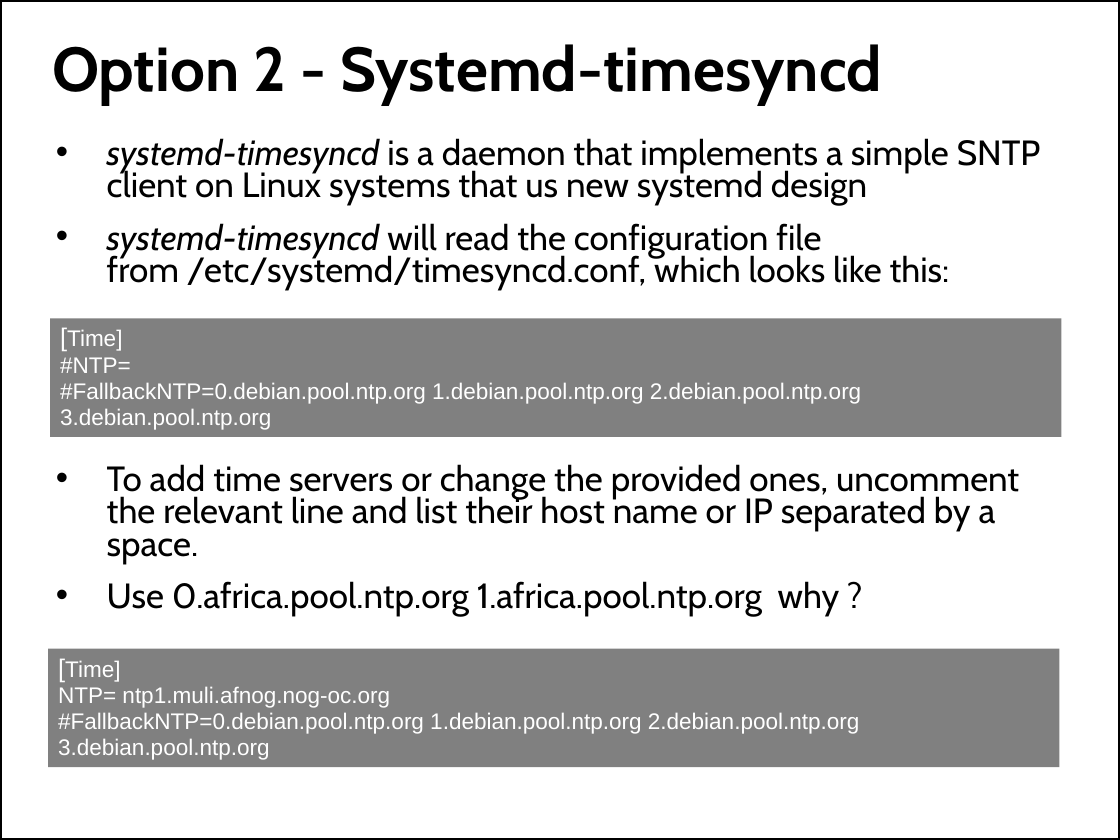
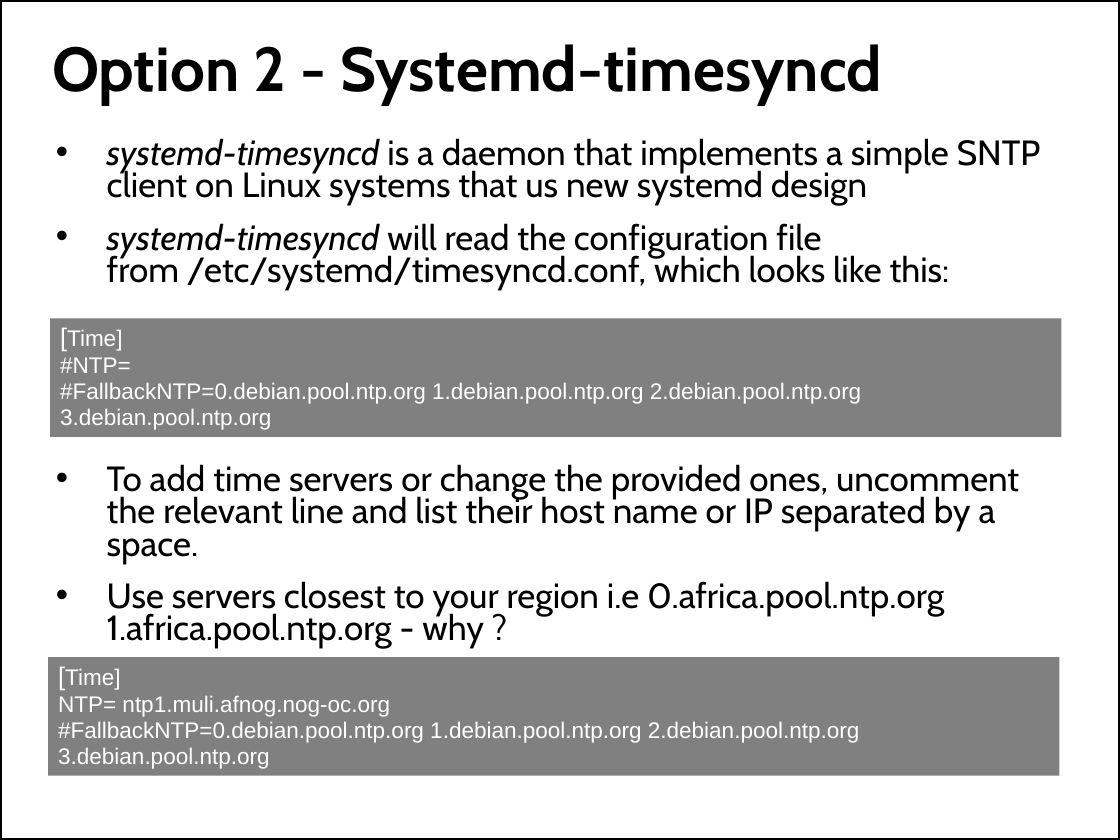
Before and after one commit to afnog/sse, a slide deck: slide 22 of ntp/ntp-service.pptx. Drawn at 1120x840 pixels with LibreOffice and Linux fonts; fonts in the diff are those of the drawing; background and template pictures are left out. Boxes give left, top, right and bottom in pixels: in the first picture for what was removed or moved away, otherwise in the second. Text is boxed around its words. In the diff, an @@ line names an element or a change of style, - is before the commit and + after.

```diff
--- a/ntp/ntp-service.pptx
+++ b/ntp/ntp-service.pptx
@@ text at (107, 581, 944, 649): text changed @@
-• Use 0.africa.pool.ntp.org 1.africa.pool.ntp.org why ?
+• Use servers closest to your region i.e 0.africa.pool.ntp.org 1.africa.pool.ntp.org - why ?
@@ rectangle "[Time]": place and size @@
-rectangle "[Time]" at (48, 648, 1059, 767)
+rectangle "[Time]" at (48, 658, 1059, 776)
```
Also in this commit, not shown: 1 other slide changed.
